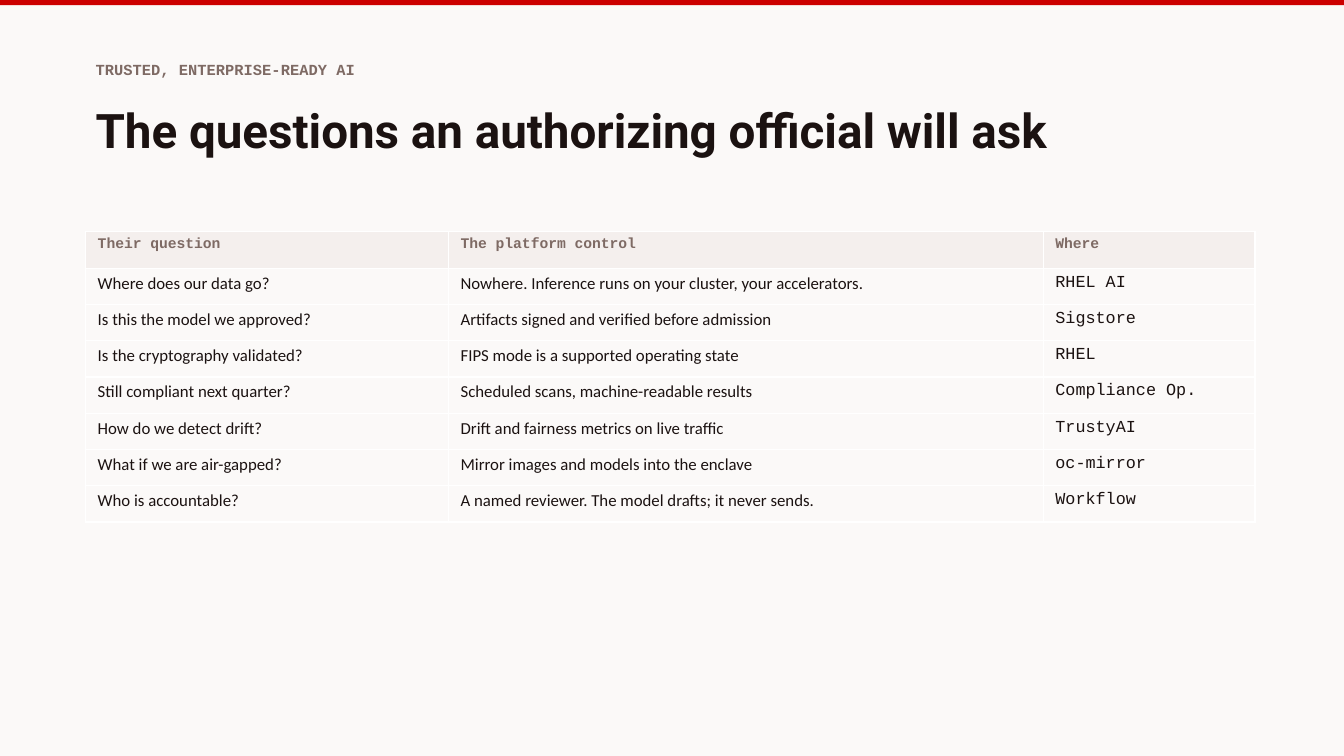
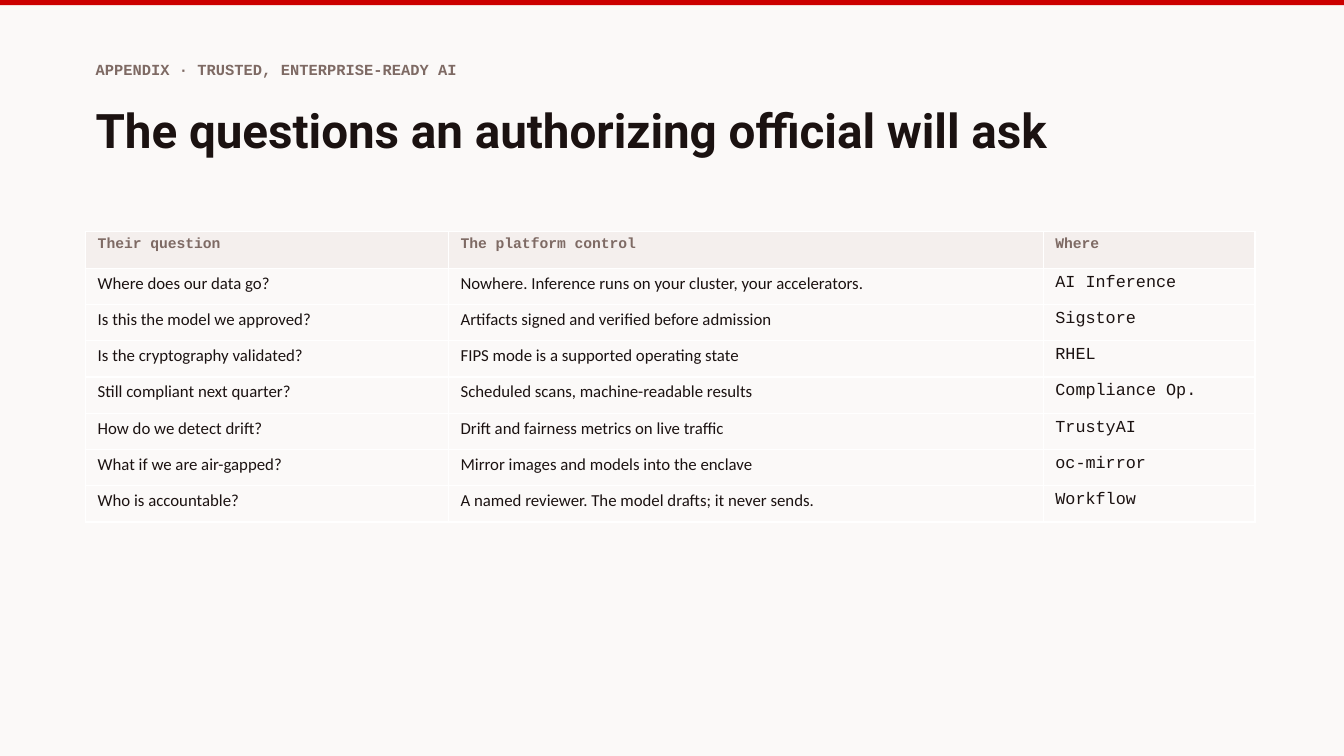
Before and after one commit to nommsweyMX/redhat-ai-tax-labs, a slide deck: slide 9 of slides/exports/redhat-ai-tax-administration.pptx (slide 6 before the commit). Drawn at 1344x756 pixels with LibreOffice and Linux fonts; fonts in the diff are those of the drawing. Boxes give left, top, right and bottom in pixels: in the first picture for what was removed or moved away, otherwise in the second. Text is boxed around its words. In the diff, an @@ line names an element or a change of style, - is before the commit and + after.

```diff
--- a/slides/exports/redhat-ai-tax-administration.pptx
+++ b/slides/exports/redhat-ai-tax-administration.pptx
@@ text at <box>96,65,457,78</box>: text changed @@
-TRUSTED, ENTERPRISE-READY AI
+APPENDIX · TRUSTED, ENTERPRISE-READY AI
@@ table at <box>86,232,1255,522</box> @@
-row 2, column 3: RHEL AI
+row 2, column 3: AI Inference
```
Also in this commit, not shown: 6 other slides changed, 7 other files.
